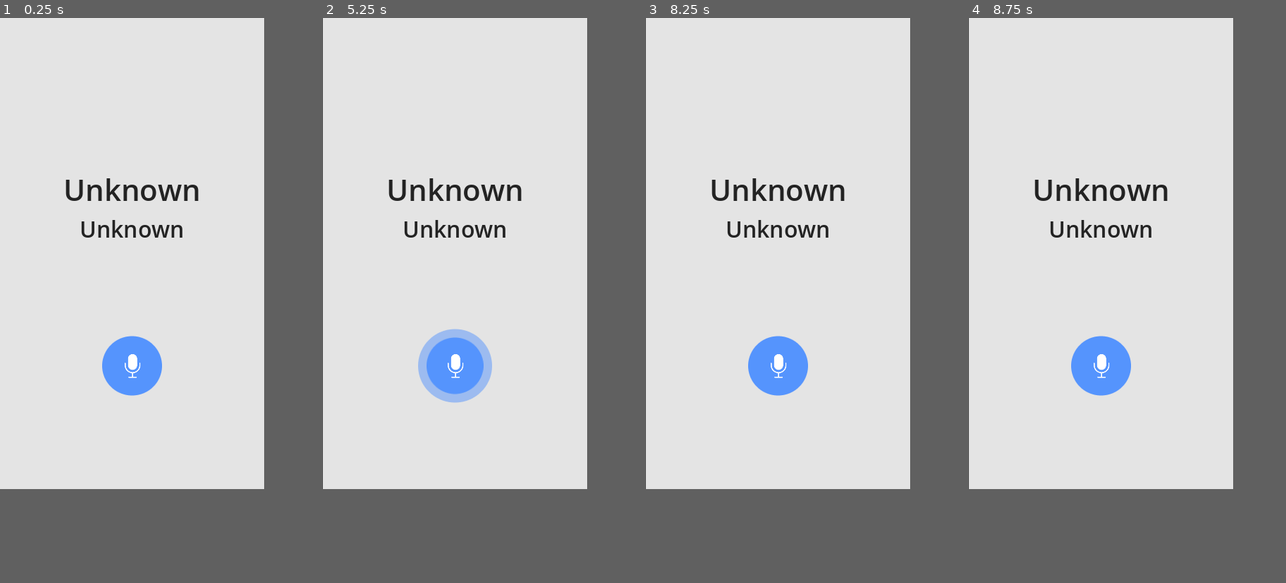
Above: before the commit, frames 1-4 (left to right).
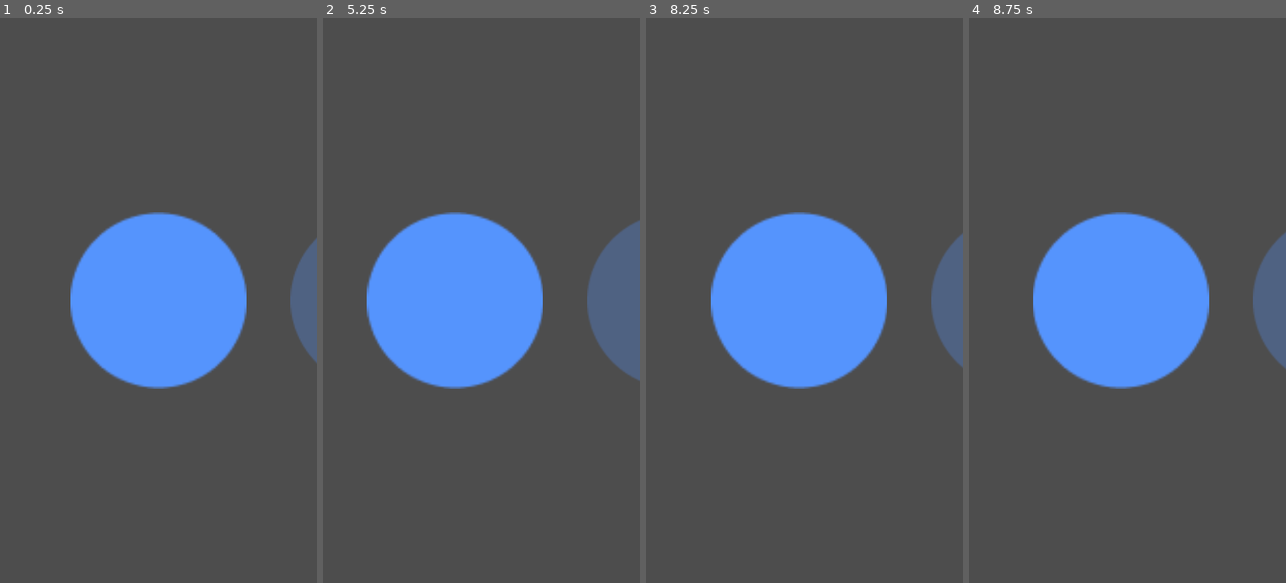
Above: after the commit, the same moments.

Repository: munozrc/pronuntest
Game: Godot game, scene res://screens/scroll_container.tscn
Same seed, same stepped clock (60 frames per second), same inputs: the game is played once before the commit and once after it. Before the commit the project starts from res://screens/main_screen.tscn.
Inputs (mouse positions are in pixels of both pictures, inside the frame that each line leads up to):
- Up to frame 1 (0.25 s): no input
- Up to frame 2 (5.25 s): click (456, 368) at 0.52 s; click (456, 368) at 1.27 s; click (456, 368) at 2.02 s; tap Enter at 2.75, 4.25 s; move the mouse to (513, 232) at 2.77 s; click (513, 232) at 2.92 s; tap Space at 3.5, 5 s; drag from (402, 277) to (443, 345) at 3.52 s; move the mouse to (481, 147) at 4.27 s; click (481, 147) at 4.42 s; drag from (443, 345) to (376, 181) at 5.02 s
- Up to frame 3 (8.25 s): move the mouse to (858, 323) at 5.77 s; click (858, 323) at 5.92 s; tap Enter at 6.5 s; drag from (699, 181) to (737, 136) at 6.52 s; tap Space at 7.25 s; move the mouse to (791, 255) at 7.27 s; click (791, 255) at 7.42 s; drag from (737, 136) to (725, 277) at 8.02 s
- Up to frame 4 (8.75 s): no input
The window is 375x667 before the commit and 450x800 after it. Grey fills any space a smaller window leaves; there, only what the larger window draws over its background counts as a difference.

The runs differ from the first frame. In frame 1, 70% of the frame differs, in the area x 0-100%, y 0-84%; in frame 2, 72%; in frame 3, 70%; in frame 4, 70%.
Error before the commit: Cannot call method 'save_to_wav' on a null value. (res://screens/main_screen.gd:50)

Commit message:
feat(App): Implementation test swipe menu

Diff:
--- a/app/project.godot
+++ b/app/project.godot
@@ -11,7 +11,7 @@
 [application]
 
 config/name="PronunTest"
-run/main_scene="res://screens/main_screen.tscn"
+run/main_scene="res://screens/scroll_container.tscn"
 config/features=PackedStringArray("4.1", "GL Compatibility")
 run/max_fps=60
 config/icon="res://icon.svg"
@@ -22,8 +22,10 @@
 
 [display]
 
-window/size/viewport_width=375
-window/size/viewport_height=667
+window/size/viewport_width=720
+window/size/viewport_height=1280
+window/size/window_width_override=360
+window/size/window_height_override=640
 window/stretch/mode="canvas_items"
 window/stretch/aspect="expand"
 window/handheld/orientation=1
@@ -32,6 +34,10 @@
 
 import/blender/enabled=false
 
+[input_devices]
+
+pointing/emulate_touch_from_mouse=true
+
 [rendering]
 
 renderer/rendering_method="gl_compatibility"
--- /dev/null
+++ b/app/screens/scroll_container.gd
@@ -0,0 +1,46 @@
+extends ScrollContainer
+
+@onready var timer: Timer = $SwipeTimeout
+
+var max_diagonal_slope:= 1.3
+var swipe_start_pos = Vector2.ZERO
+var swipe_canceled := false
+var current_item := 0
+
+func _input(event):
+	if not event is InputEventScreenTouch:
+		return
+	if event.is_pressed():
+		_start_detection(event.position)
+	elif not timer.is_stopped():
+		_end_detection(event.position)
+
+	if not event.is_pressed():
+		_handle_touch()
+
+func _start_detection(pos: Vector2):
+	swipe_start_pos = pos
+	swipe_canceled = false
+	timer.start()
+
+func _end_detection(pos: Vector2):
+	timer.stop()
+	var direction = (pos - swipe_start_pos).normalized()
+	if abs(direction.x) + abs(direction.y) >= max_diagonal_slope:
+		return
+	var tween: Tween = get_tree().create_tween().set_trans(Tween.TRANS_LINEAR).set_ease(Tween.EASE_OUT)
+	current_item = (-sign(direction.x) + round(scroll_horizontal / 500.0)) * 500.0
+	tween.tween_property(self, "scroll_horizontal", current_item, 0.3)
+
+func _handle_touch():
+	if swipe_canceled == false:
+		return
+	var tween: Tween = get_tree().create_tween().set_trans(Tween.TRANS_LINEAR).set_ease(Tween.EASE_OUT)
+	current_item = round(scroll_horizontal / 500.0) * 500.0
+	tween.tween_property(self, "scroll_horizontal", current_item, 0.3)
+
+func _on_swipe_timeout_timeout():
+#	var tween: Tween = get_tree().create_tween().set_trans(Tween.TRANS_SINE).set_ease(Tween.EASE_OUT)
+#	current_item = round(scroll_horizontal / 500.0) * 500.0
+#	tween.tween_property(self, "scroll_horizontal", current_item, 0.2)
+	swipe_canceled = true
--- /dev/null
+++ b/app/screens/scroll_container.tscn
@@ -0,0 +1,54 @@
+[gd_scene load_steps=4 format=3 uid="uid://cdfunvjjhjc44"]
+
+[ext_resource type="Script" path="res://screens/scroll_container.gd" id="1_higsw"]
+[ext_resource type="Texture2D" uid="uid://dq7xfje77of4h" path="res://assets/shape_ellipse_001.png" id="1_qrdt4"]
+[ext_resource type="Texture2D" uid="uid://cecf5mbs860po" path="res://assets/shape_ellipse_003.png" id="3_kckkf"]
+
+[node name="ScrollContainer" type="ScrollContainer"]
+clip_contents = false
+anchors_preset = 15
+anchor_right = 1.0
+anchor_bottom = 1.0
+grow_horizontal = 2
+grow_vertical = 2
+horizontal_scroll_mode = 3
+script = ExtResource("1_higsw")
+
+[node name="CenterContainer" type="CenterContainer" parent="."]
+layout_mode = 2
+size_flags_horizontal = 3
+size_flags_vertical = 3
+
+[node name="MarginContainer" type="MarginContainer" parent="CenterContainer"]
+layout_mode = 2
+theme_override_constants/margin_left = 160
+theme_override_constants/margin_right = 160
+
+[node name="HBoxContainer" type="HBoxContainer" parent="CenterContainer/MarginContainer"]
+layout_mode = 2
+theme_override_constants/separation = 100
+
+[node name="Two" type="TextureRect" parent="CenterContainer/MarginContainer/HBoxContainer"]
+custom_minimum_size = Vector2(400, 400)
+layout_mode = 2
+texture = ExtResource("1_qrdt4")
+
+[node name="Two2" type="TextureRect" parent="CenterContainer/MarginContainer/HBoxContainer"]
+custom_minimum_size = Vector2(400, 400)
+layout_mode = 2
+texture = ExtResource("3_kckkf")
+
+[node name="Two3" type="TextureRect" parent="CenterContainer/MarginContainer/HBoxContainer"]
+custom_minimum_size = Vector2(400, 400)
+layout_mode = 2
+texture = ExtResource("1_qrdt4")
+
+[node name="Two4" type="TextureRect" parent="CenterContainer/MarginContainer/HBoxContainer"]
+custom_minimum_size = Vector2(400, 400)
+layout_mode = 2
+texture = ExtResource("3_kckkf")
+
+[node name="SwipeTimeout" type="Timer" parent="."]
+wait_time = 0.15
+
+[connection signal="timeout" from="SwipeTimeout" to="." method="_on_swipe_timeout_timeout"]
--- /dev/null
+++ b/app/screens/world_selection.gd
@@ -0,0 +1,21 @@
+extends Control
+
+@onready var container = $Container
+
+func _input(event):
+	if event is InputEventScreenTouch:
+		handle_touch(event)
+	elif event is InputEventScreenDrag:
+		handle_drag(event)
+
+func handle_touch(event: InputEventScreenTouch):
+	if event.pressed:
+		return
+	var tween: Tween = get_tree().create_tween().set_trans(Tween.TRANS_SINE).set_ease(Tween.EASE_OUT)
+	var nearest_start_position = round((container.position.x) / 720) * 720
+	tween.tween_property(container, "position", Vector2(nearest_start_position, 0), 0.2)
+
+func handle_drag(event: InputEventScreenDrag):
+	var touch_points = container.position.x + event.relative.x
+	if touch_points <= 0 && touch_points >= -720:
+		container.position.x = touch_points
--- /dev/null
+++ b/app/screens/world_selection.tscn
@@ -0,0 +1,48 @@
+[gd_scene load_steps=2 format=3 uid="uid://cc5ybuoykds8k"]
+
+[ext_resource type="Script" path="res://screens/world_selection.gd" id="1_opewq"]
+
+[node name="WorldSelection" type="Control"]
+layout_mode = 3
+anchors_preset = 7
+anchor_left = 0.5
+anchor_top = 1.0
+anchor_right = 0.5
+anchor_bottom = 1.0
+offset_left = -360.0
+offset_top = -1280.0
+offset_right = 360.0
+grow_horizontal = 2
+grow_vertical = 0
+pivot_offset = Vector2(360, 640)
+size_flags_horizontal = 3
+size_flags_vertical = 3
+script = ExtResource("1_opewq")
+
+[node name="Container" type="Control" parent="."]
+layout_mode = 1
+anchors_preset = 15
+anchor_right = 1.0
+anchor_bottom = 1.0
+grow_horizontal = 2
+grow_vertical = 2
+
+[node name="One" type="ColorRect" parent="Container"]
+layout_mode = 1
+anchors_preset = 15
+anchor_right = 1.0
+anchor_bottom = 1.0
+grow_horizontal = 2
+grow_vertical = 2
+color = Color(0.219608, 0.654902, 0.976471, 1)
+
+[node name="Two" type="ColorRect" parent="Container"]
+layout_mode = 1
+anchors_preset = 15
+anchor_right = 1.0
+anchor_bottom = 1.0
+offset_left = 720.0
+offset_right = 720.0
+grow_horizontal = 2
+grow_vertical = 2
+color = Color(0.764706, 0.313726, 0.345098, 1)
Not shown, added: app/screens/wor74CB.tmp
Not shown, added: app/screens/wor814D.tmp
